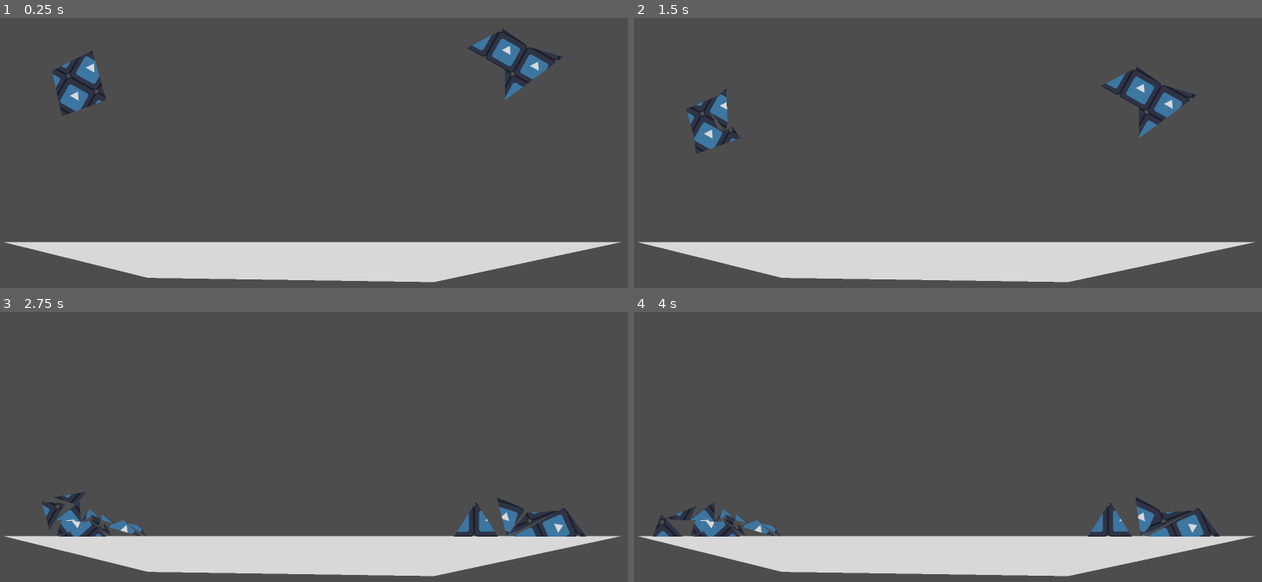
Above: before the commit, frames 1-4 (two rows, left to right).
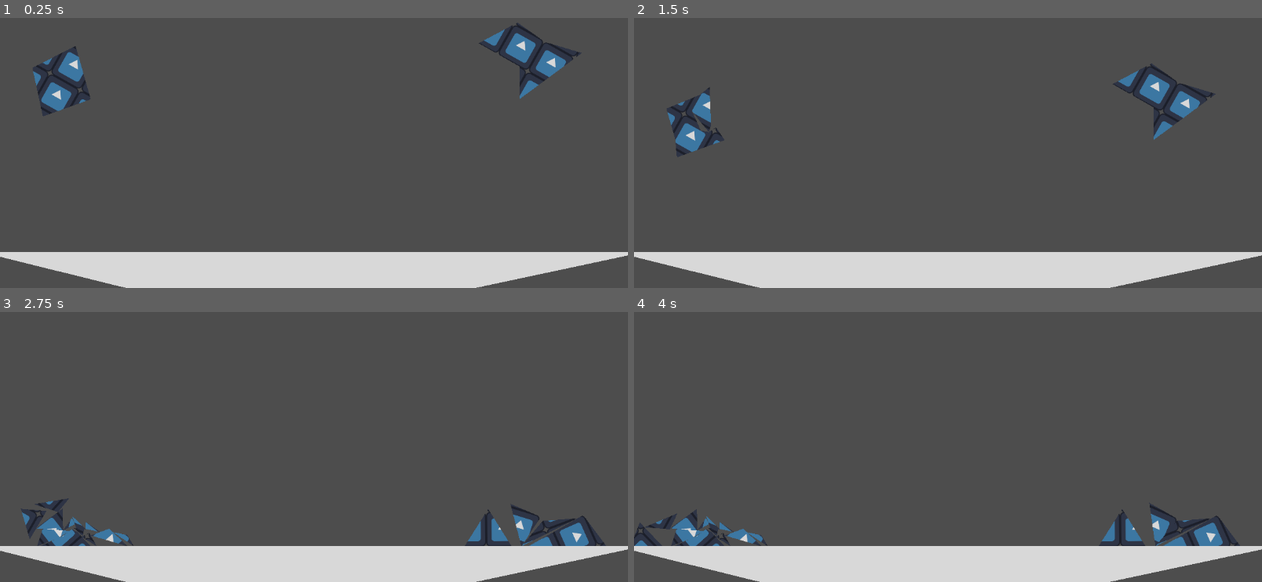
Above: after the commit, the same moments.

Repository: Hipocamp3002/MyGodotNodes
Game: Godot game, scene res://Components/Breaking/tests/BreakingTest.tscn
Same seed, same stepped clock (60 frames per second), same inputs: the game is played once before the commit and once after it. This scene is started directly instead of the project's main scene. The engine's default icon, where the game draws it, is replaced by a stand-in: a white triangle on a blue panel in a dark square.
Inputs:
- Up to frame 1 (0.25 s): no input
- Up to frame 2 (1.5 s): tap Enter at 0.5 s
- Up to frame 3 (2.75 s): no input
- Up to frame 4 (4 s): no input

The runs differ from the first frame. In frame 1, 11% of the frame differs, in the area x 0-100%, y 1-100%; in frame 2, 11%; in frame 3, 10%; in frame 4, 10%.

Commit message:
Added Add_piece function to base class

Diff:
--- a/Components/Breaking/BreakDelaunayCombex.tscn
+++ b/Components/Breaking/BreakDelaunayCombex.tscn
@@ -1,6 +1,6 @@
 [gd_scene load_steps=3 format=3 uid="uid://cyvten3qdh6db"]
 
-[ext_resource type="Script" path="res://Components/Breaking/BreakDelaunayCombex.gd" id="1_smfva"]
+[ext_resource type="Script" path="res://Components/Breaking/Scripts/BreakDelaunayCombex.gd" id="1_smfva"]
 [ext_resource type="PackedScene" uid="uid://ciaq8pwpwhj3j" path="res://Components/Breaking/PieceBody2D.tscn" id="2_8yt1t"]
 
 [node name="BreakDelaunayCombex" type="Node"]
--- a/Components/Breaking/BreakNode.tscn
+++ b/Components/Breaking/BreakNode.tscn
@@ -1,6 +1,6 @@
 [gd_scene load_steps=3 format=3 uid="uid://b3benta1qyhwq"]
 
-[ext_resource type="Script" path="res://Components/Breaking/BreakNode.gd" id="1_f67nh"]
+[ext_resource type="Script" path="res://Components/Breaking/Scripts/BreakNode.gd" id="1_f67nh"]
 [ext_resource type="PackedScene" uid="uid://ciaq8pwpwhj3j" path="res://Components/Breaking/PieceBody2D.tscn" id="2_ndp72"]
 
 [node name="BreakNode" type="Node"]
--- a/Components/Breaking/BreakTriangulateNode.tscn
+++ b/Components/Breaking/BreakTriangulateNode.tscn
@@ -1,6 +1,6 @@
 [gd_scene load_steps=3 format=3 uid="uid://cgi7p52qr44sv"]
 
-[ext_resource type="Script" path="res://Components/Breaking/BreakTriangulateNode.gd" id="1_puwql"]
+[ext_resource type="Script" path="res://Components/Breaking/Scripts/BreakTriangulateNode.gd" id="1_puwql"]
 [ext_resource type="PackedScene" uid="uid://ciaq8pwpwhj3j" path="res://Components/Breaking/PieceBody2D.tscn" id="2_l8wrs"]
 
 [node name="BreakTriangulateNode" type="Node"]
--- a/Components/Breaking/PieceBody2D.tscn
+++ b/Components/Breaking/PieceBody2D.tscn
@@ -1,6 +1,6 @@
 [gd_scene load_steps=2 format=3 uid="uid://ciaq8pwpwhj3j"]
 
-[ext_resource type="Script" path="res://Components/Breaking/PieceBody2D.gd" id="1_dymnm"]
+[ext_resource type="Script" path="res://Components/Breaking/Scripts/PieceBody2D.gd" id="1_dymnm"]
 
 [node name="PieceBody2d" type="RigidBody2D"]
 script = ExtResource("1_dymnm")
--- a/Components/Breaking/BreakDelaunayCombex.gd
+++ b/Components/Breaking/Scripts/BreakDelaunayCombex.gd
@@ -55,11 +55,7 @@
 				if abs(s*v.length()) < min_width: create=false
 
 		if create:
-			var p = piece.instantiate()
-
-			p.position = get_parent().position
-			p.set_shape(tri,Shape)
-			get_parent().add_sibling(p)
+			add_piece(tri,Shape)
 
 	get_parent().queue_free()
 
--- a/Components/Breaking/BreakNode.gd
+++ b/Components/Breaking/Scripts/BreakNode.gd
@@ -19,5 +19,12 @@
 
 	return []
 
+func add_piece(new_poligon,Shape):
+	var p = piece.instantiate()
+
+	p.position = get_parent().position
+	p.set_shape(new_poligon,Shape)
+	get_parent().add_sibling(p)
+
 func  Body_break():
 	pass
--- a/Components/Breaking/BreakTriangulateNode.gd
+++ b/Components/Breaking/Scripts/BreakTriangulateNode.gd
@@ -19,11 +19,7 @@
 		tri.push_back(polygon[Triangulation[i+1]])
 		tri.push_back(polygon[Triangulation[i+2]])
 
-		var p = piece.instantiate()
-
-		p.position = get_parent().position
-		p.set_shape(tri,Shape)
-		get_parent().add_sibling(p)
+		add_piece(tri,Shape)
 
 	get_parent().queue_free()
 
--- a/Components/Breaking/tests/BreakingTest.tscn
+++ b/Components/Breaking/tests/BreakingTest.tscn
@@ -8,6 +8,7 @@
 [node name="BreakingTest" type="Node2D"]
 
 [node name="Camera2D" type="Camera2D" parent="."]
+zoom = Vector2(0.645, 0.645)
 
 [node name="Ground" type="StaticBody2D" parent="."]
 script = ExtResource("1_3fntd")
--- a/project.godot
+++ b/project.godot
@@ -17,8 +17,6 @@
 
 [display]
 
-window/size/viewport_width=1920
-window/size/viewport_height=1080
 window/stretch/mode="viewport"
 
 [file_customization]
Renamed: Components/Breaking/PieceBody2D.gd -> Components/Breaking/Scripts/PieceBody2D.gd
